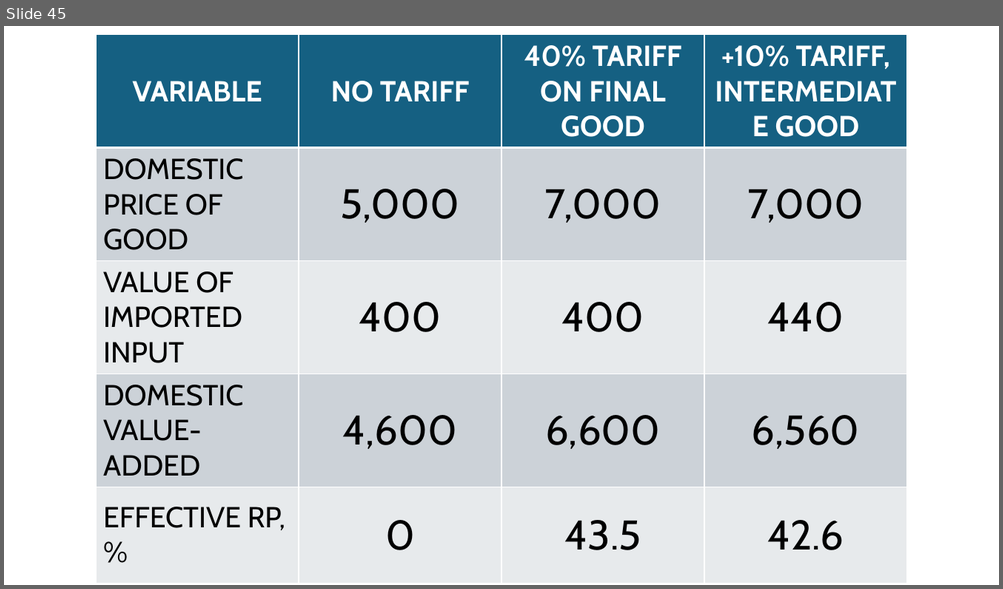
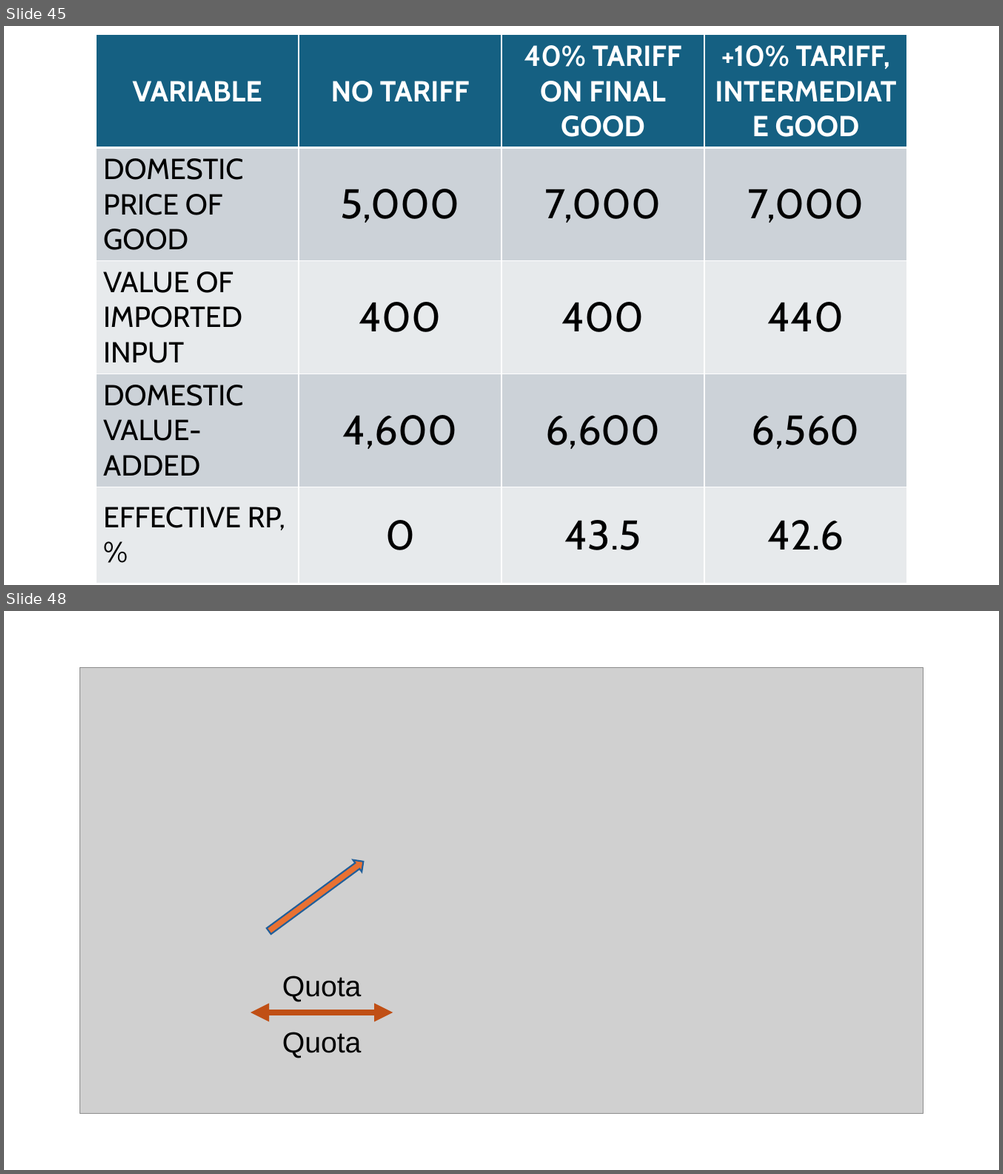
Before and after one commit to jrojas1003/EC-380-Intl-Econ-Issues, a slide deck: Slides/graph-creator.pptx. Shown one above the other, each under a label of ours: slide 45 before the commit, slides 45 and 48 after it; the slides between them are not shown. The pictures are 1003x589 and 1003x1174 pixels, drawn with LibreOffice and Linux fonts; fonts in the diff are those of the drawing; grey boxes stand for pictures. Boxes give left, top, right and bottom in pixels: in the first picture for what was removed or moved away, otherwise in the second. Text is boxed around its words. In the diff, an @@ line names an element or a change of style, - is before the commit and + after.

```diff
--- a/Slides/graph-creator.pptx
+++ b/Slides/graph-creator.pptx
@@ slide 48 added at [4, 611, 999, 1170], background #FFFFFF @@
@@ picture added at [80, 668, 922, 1114] @@
@@ right arrow added at [264, 856, 368, 937], fill #E97132, outline #215F9A 1.5 pt @@
@@ text added at [282, 976, 361, 1002], 28 pt, text #000000 @@
+Quota
@@ double arrow added from (250, 1013) to (392, 1013), #C04F15 6 pt @@
@@ text added at [282, 1032, 361, 1059], 28 pt, text #000000 @@
+Quota
```
Also in this commit, not shown: 3 other slides added.
